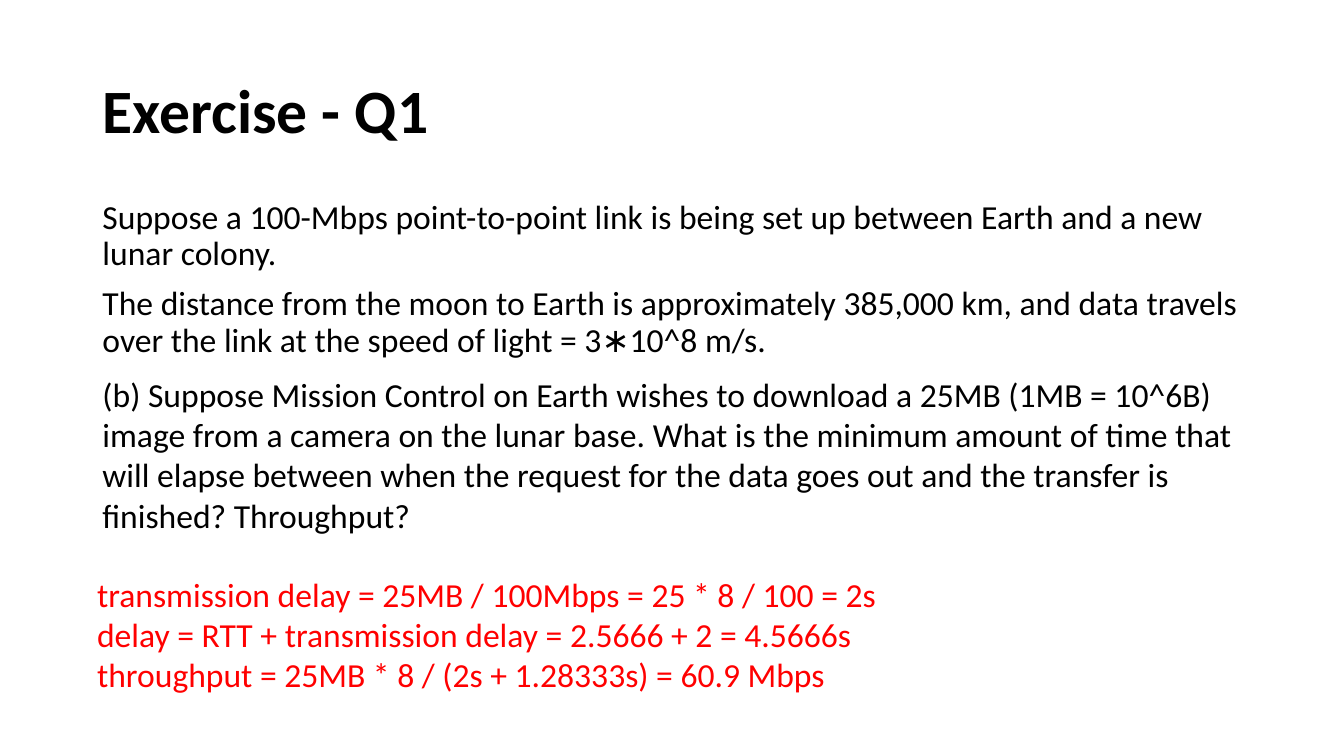
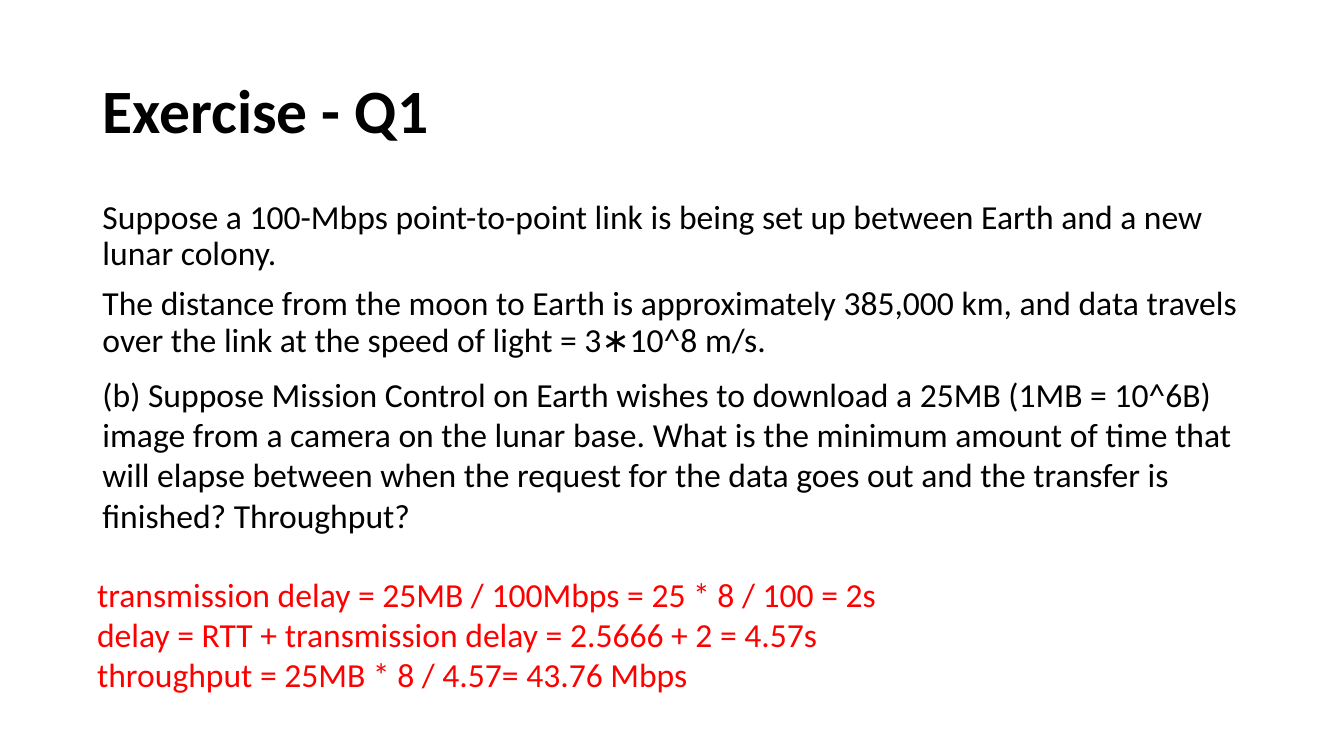
Before and after one commit to henryhxu/CSCI4430-ESTR4120, a slide deck: slide 15 of tutorial/T02/tut02.pptx. Drawn at 1344x756 pixels with LibreOffice and Linux fonts; fonts in the diff are those of the drawing. Boxes give left, top, right and bottom in pixels: in the first picture for what was removed or moved away, otherwise in the second. Text is boxed around its words. In the diff, an @@ line names an element or a change of style, - is before the commit and + after.

```diff
--- a/tutorial/T02/tut02.pptx
+++ b/tutorial/T02/tut02.pptx
@@ text at (x1=97, y1=623, x2=817, y2=693): text changed @@
-delay = RTT + transmission delay = 2.5666 + 2 = 4.5666s
-throughput = 25MB * 8 / (2s + 1.28333s) = 60.9 Mbps
+delay = RTT + transmission delay = 2.5666 + 2 = 4.57s
+throughput = 25MB * 8 / 4.57= 43.76 Mbps
```
Also in this commit, not shown: 1 other slide changed.
